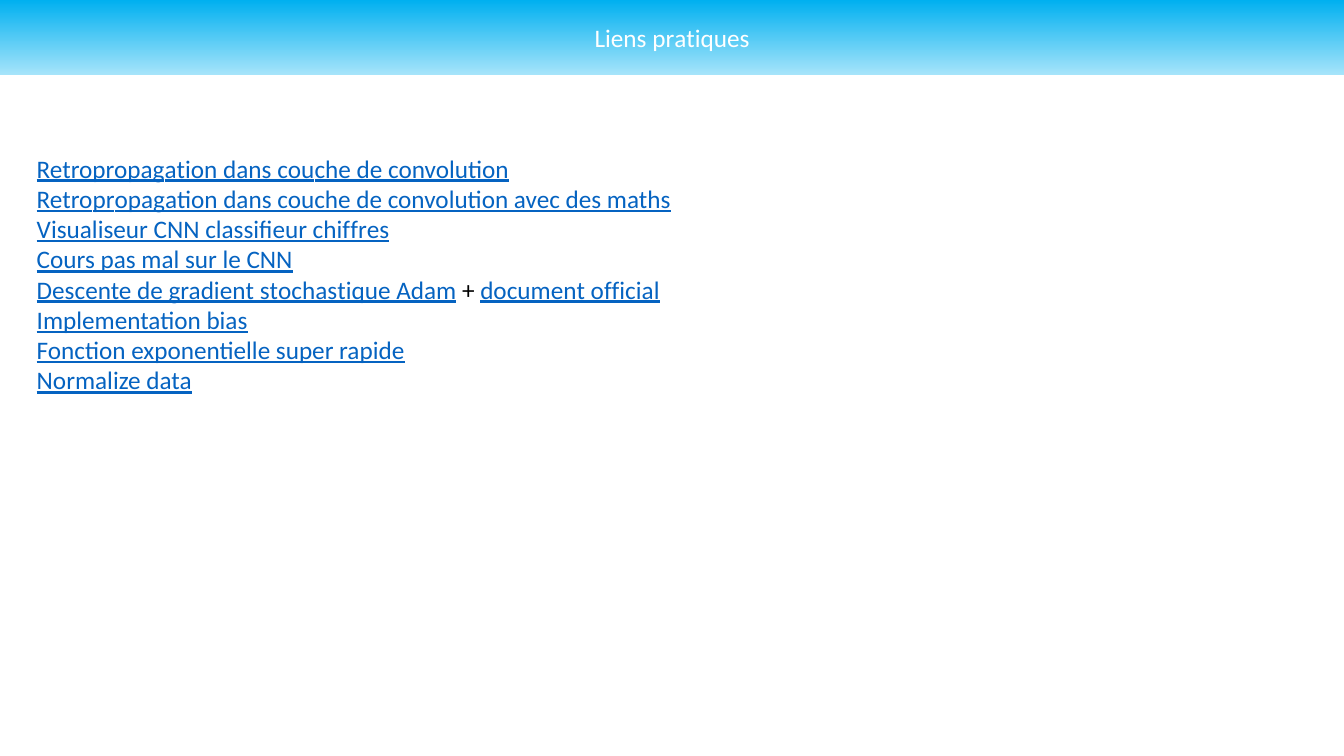
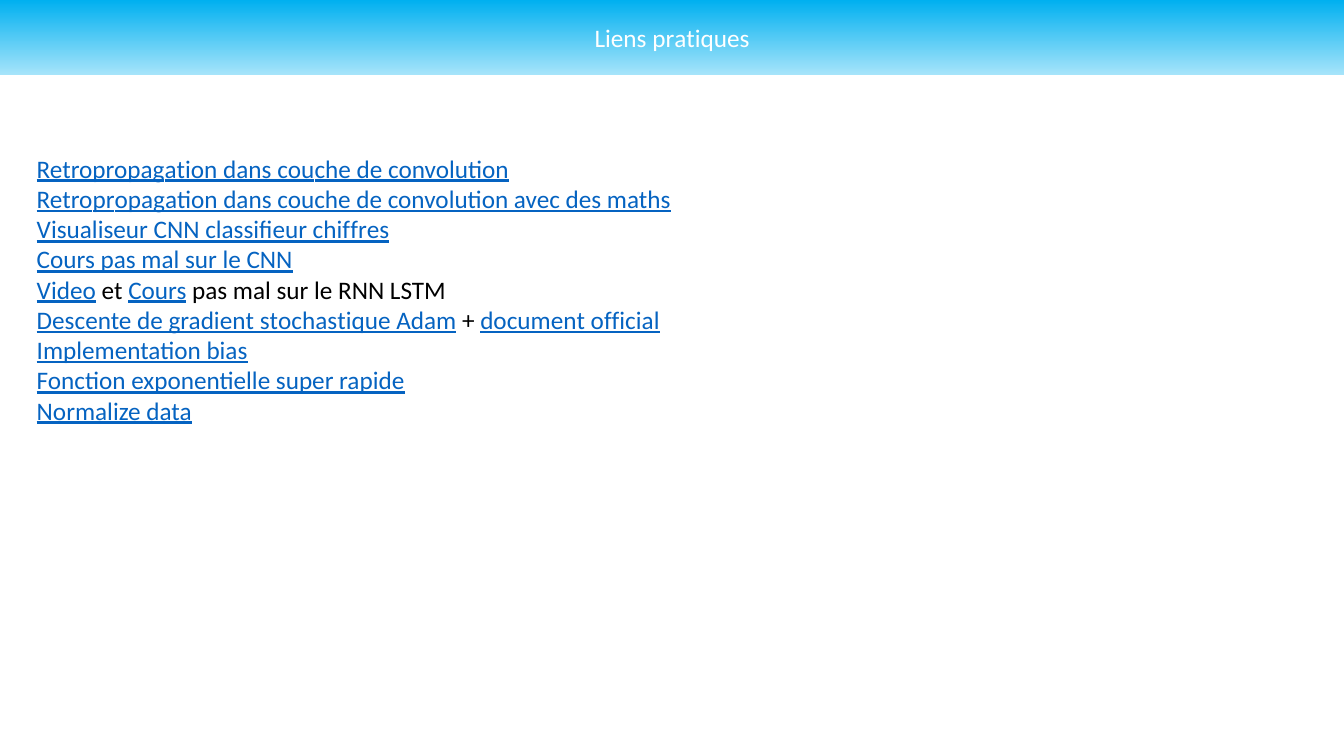
Before and after one commit to Undefined-Team/ProtoDeep-old, a slide deck: slide 9 of Docs/Draft/Draft_Struct.pptx. Drawn at 1344x756 pixels with LibreOffice and Linux fonts; fonts in the diff are those of the drawing. Boxes give left, top, right and bottom in pixels: in the first picture for what was removed or moved away, otherwise in the second. Text is boxed around its words. In the diff, an @@ line names an element or a change of style, - is before the commit and + after.

```diff
--- a/Docs/Draft/Draft_Struct.pptx
+++ b/Docs/Draft/Draft_Struct.pptx
@@ text at [37,281,446,303]: paragraph added @@
+Video et Cours pas mal sur le RNN LSTM
```
Also in this commit, not shown: 11 other files.
